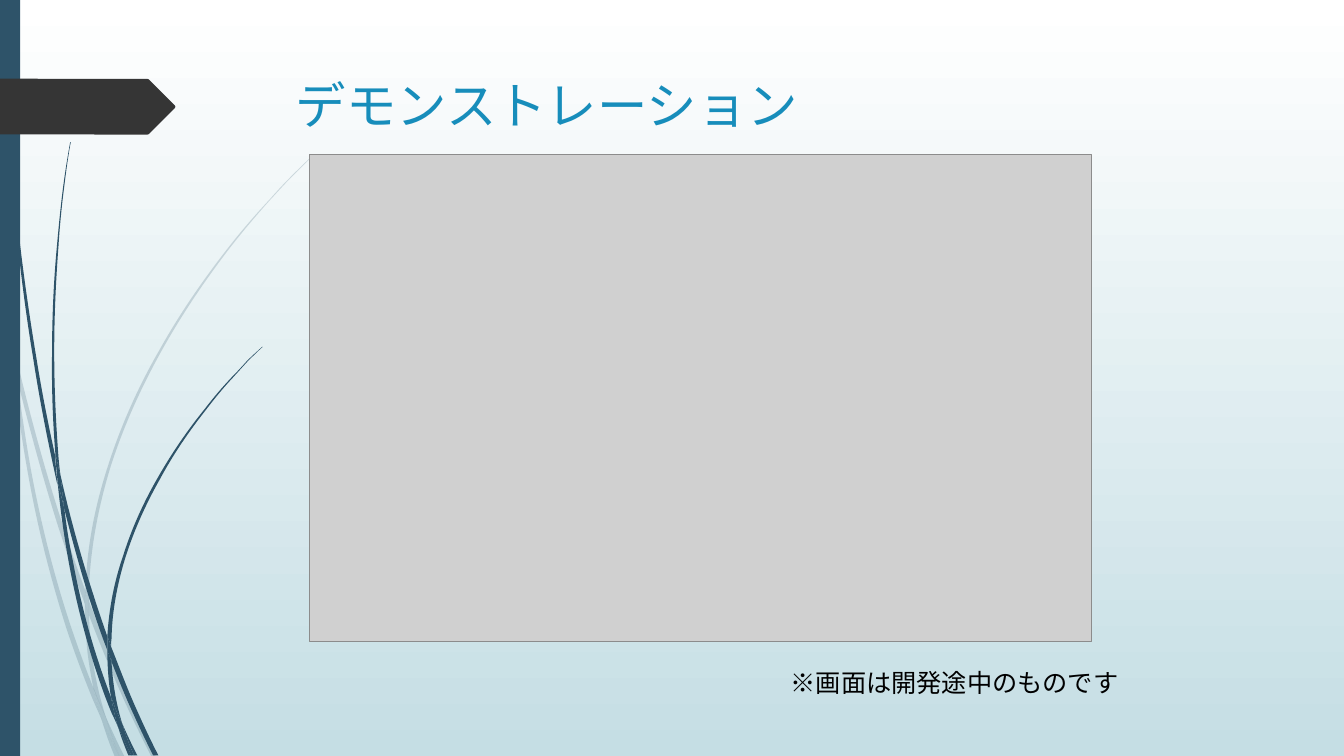
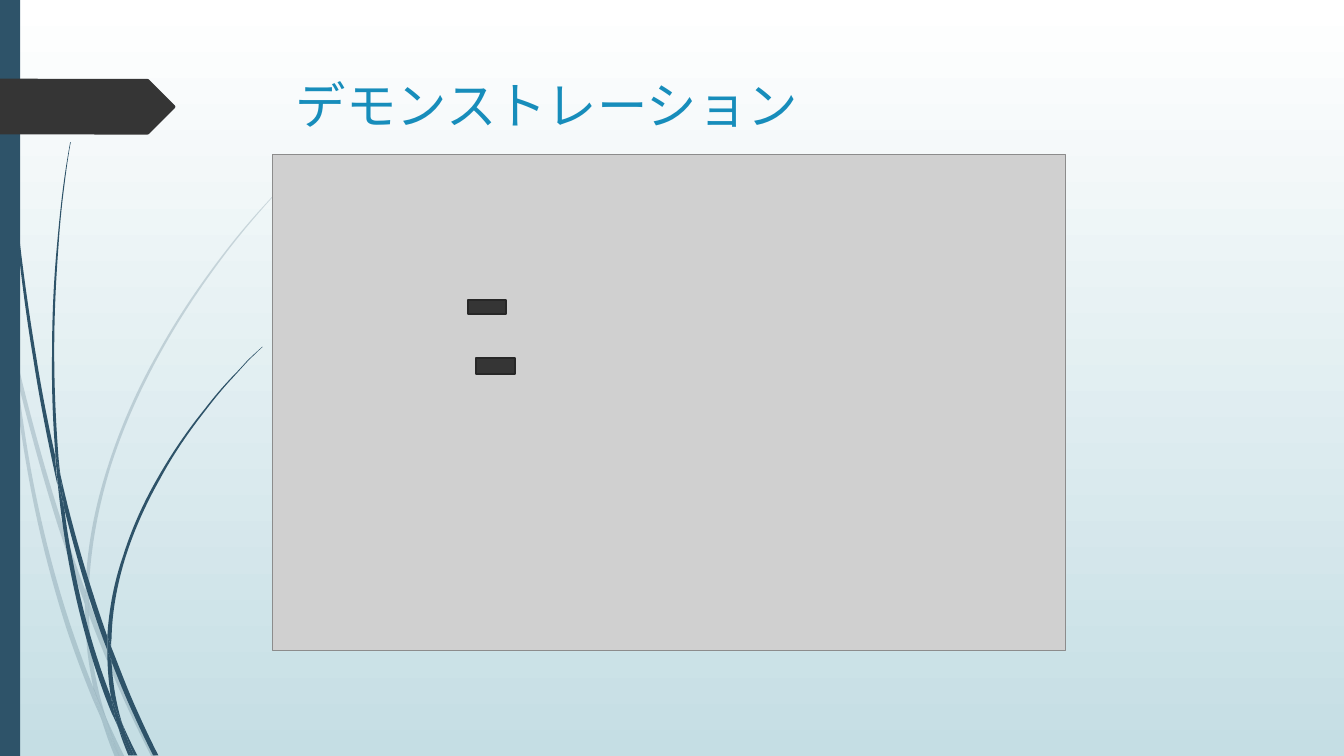
Before and after one commit to yu-chan-m/town, a slide deck: slide 7 of 散歩補助アプリ.pptx. Drawn at 1344x756 pixels with LibreOffice and Linux fonts; fonts in the diff are those of the drawing; grey boxes stand for pictures. Boxes give left, top, right and bottom in pixels: in the first picture for what was removed or moved away, otherwise in the second. Text is boxed around its words. In the diff, an @@ line names an element or a change of style, - is before the commit and + after.

Commit message:
new slide

```diff
--- a/散歩補助アプリ.pptx
+++ b/散歩補助アプリ.pptx
@@ picture resized from (x1=310, y1=154, x2=1092, y2=641) to (x1=272, y1=154, x2=1066, y2=650) @@
@@ rectangle added at (x1=468, y1=300, x2=506, y2=315), fill #353535, outline #272727 1.25 pt @@
@@ rectangle added at (x1=476, y1=358, x2=514, y2=374), fill #353535, outline #272727 1.25 pt @@
@@ text removed at (x1=791, y1=671, x2=1119, y2=694) @@
-※画面は開発途中のものです
```
Also in this commit, not shown: 1 slide added, 1 slide removed.
